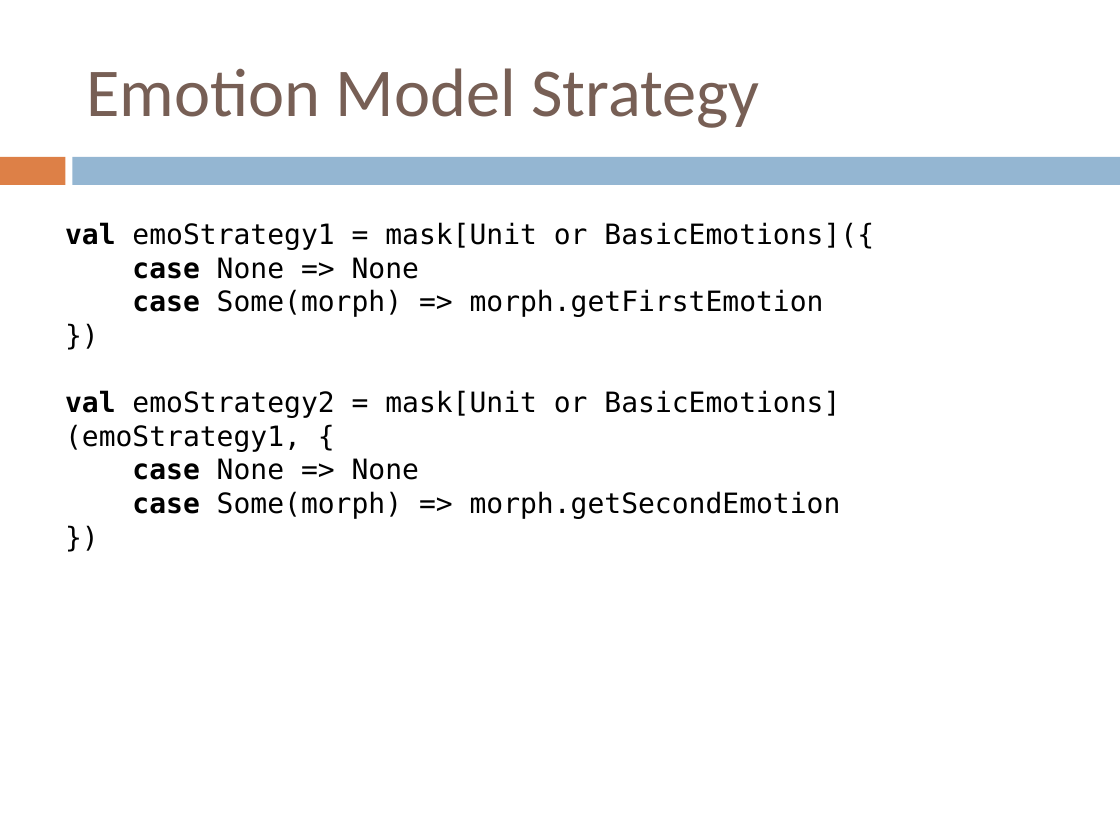
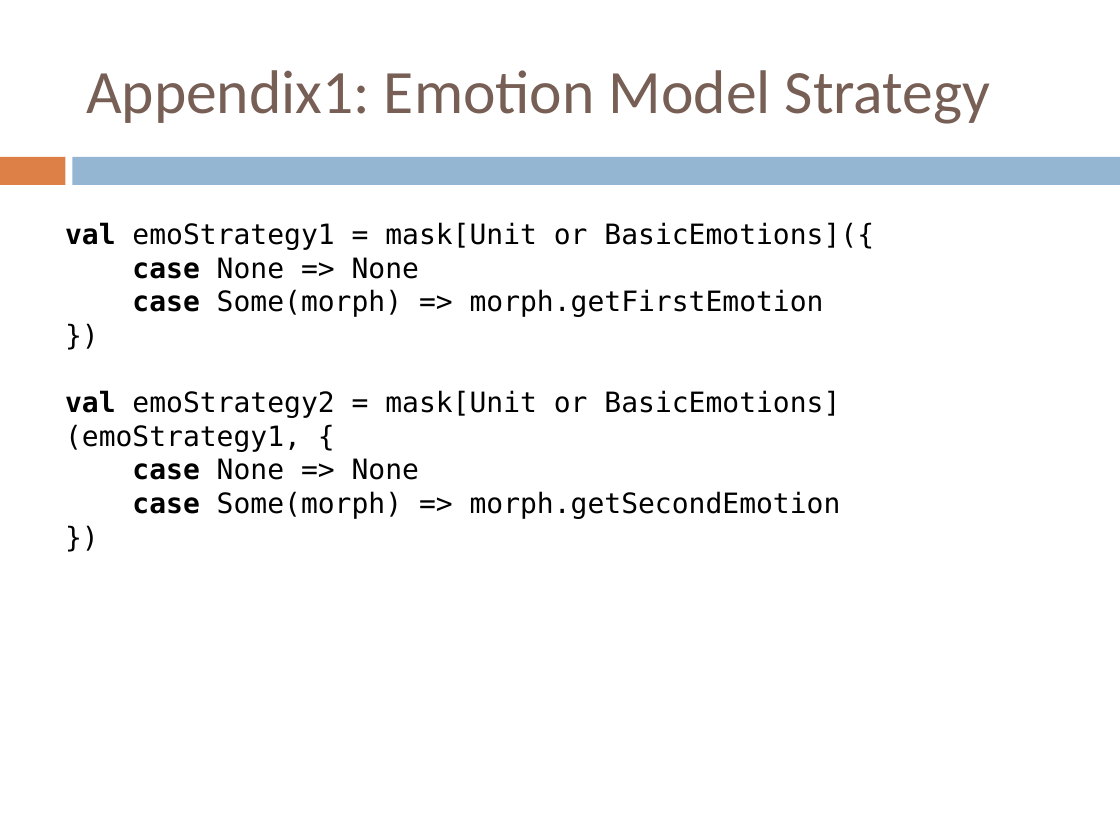
Before and after one commit to zslajchrt/morpheus, a slide deck: slide 21 of src/main/doc/papers/sdot2015.pptx (slide 19 before the commit). Drawn at 1120x840 pixels with LibreOffice and Linux fonts; fonts in the diff are those of the drawing. Boxes give left, top, right and bottom in pixels: in the first picture for what was removed or moved away, otherwise in the second. Text is boxed around its words. In the diff, an @@ line names an element or a change of style, - is before the commit and + after.

```diff
--- a/src/main/doc/papers/sdot2015.pptx
+++ b/src/main/doc/papers/sdot2015.pptx
@@ title at bbox=[86, 70, 990, 124]: text changed; size 44 to 39.6 pt @@
-Emotion Model Strategy
+Appendix1: Emotion Model Strategy
```
Also in this commit, not shown: 6 other slides changed, 3 slides added.
